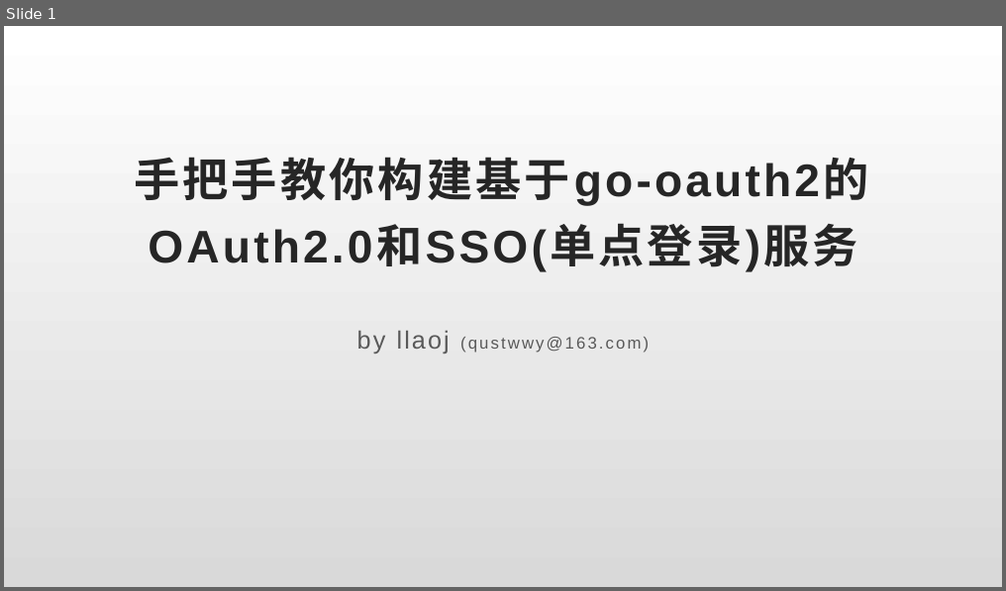
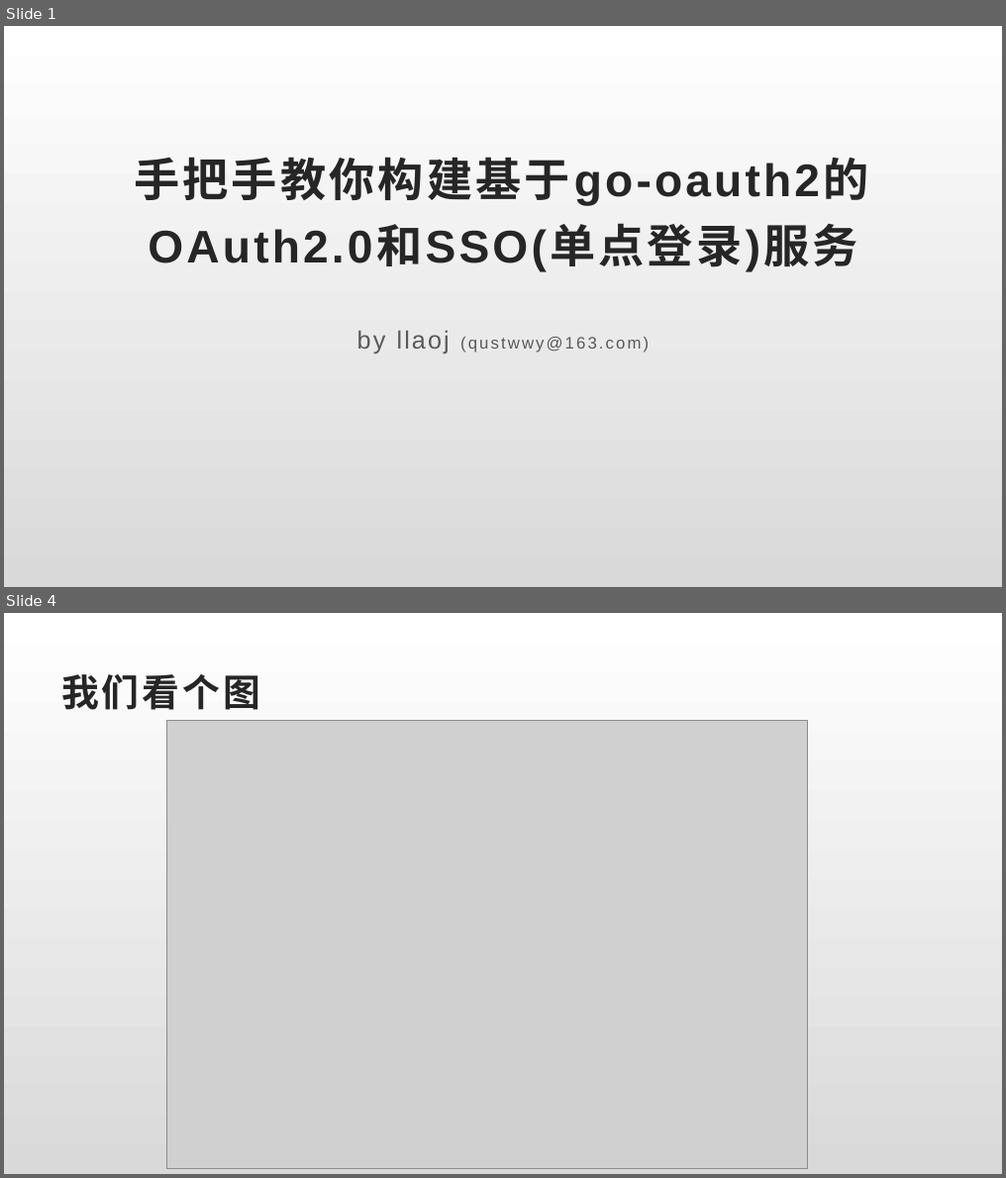
Before and after one commit to llaoj/my-share, a slide deck: gooauth/index.pptx. Shown one above the other, each under a label of ours: slide 1 before the commit, slides 1 and 4 after it; the slides between them are not shown. The pictures are 1006x591 and 1006x1178 pixels, drawn with LibreOffice and Linux fonts; fonts in the diff are those of the drawing; grey boxes stand for pictures. Boxes give left, top, right and bottom in pixels: in the first picture for what was removed or moved away, otherwise in the second. Text is boxed around its words. In the diff, an @@ line names an element or a change of style, - is before the commit and + after.

```diff
--- a/gooauth/index.pptx
+++ b/gooauth/index.pptx
@@ slide 4 added at bbox=[4, 613, 1002, 1174], background #FFFFFF @@
@@ title added at bbox=[61, 674, 260, 710], 36 pt, text #262626, bold @@
+我们看个图
@@ picture added at bbox=[166, 721, 808, 1169] @@
```
Also in this commit, not shown: 2 slides changed, 7 other slides added, 2 slides removed.
